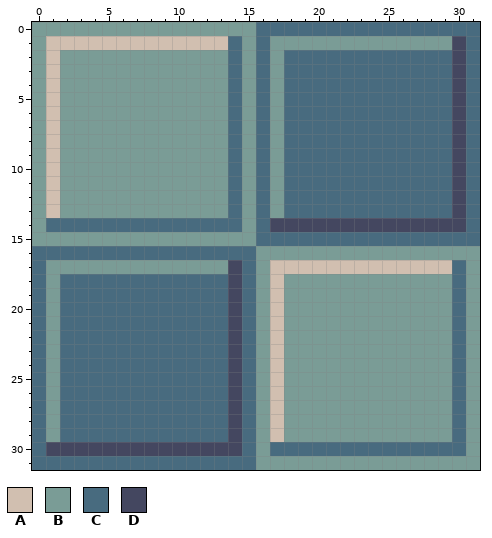
Edited in one commit: pixel-art file (assets/art/Floor.aseprite). Above is the file before it was changed.
32x32 pixels, 1 frame.
Palette (. is transparent): A #d1bfb0  B #7a9c96  C #486b7f  D #444760
Once edited:
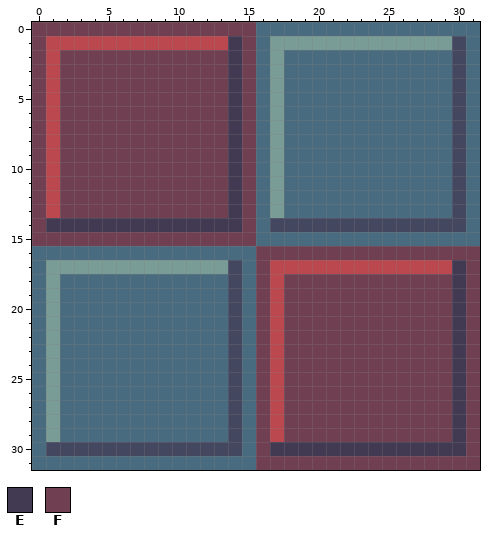
Colours new in this view: E #423952  F #713f52
What changed:
colour A: #d1bfb0 -> #bb474f
y 0: x 0..15 BBBBBBBBBBBBBBBB -> FFFFFFFFFFFFFFFF
y 1: x 0 B -> F; x 14..15 CB -> EF
y 2..13: x 0 B -> F; x 2..15 BBBBBBBBBBBBCB -> FFFFFFFFFFFFEF
y 14: x 0..15 BCCCCCCCCCCCCCCB -> FEEEEEEEEEEEEEEF
y 15: x 0..15 BBBBBBBBBBBBBBBB -> FFFFFFFFFFFFFFFF
y 16: x 16..31 BBBBBBBBBBBBBBBB -> FFFFFFFFFFFFFFFF
y 17: x 16 B -> F; x 30..31 CB -> EF
y 18..29: x 16 B -> F; x 18..31 BBBBBBBBBBBBCB -> FFFFFFFFFFFFEF
y 30: x 16..31 BCCCCCCCCCCCCCCB -> FEEEEEEEEEEEEEEF
y 31: x 16..31 BBBBBBBBBBBBBBBB -> FFFFFFFFFFFFFFFF
Pixel boxes of the changes (left, top, right, bottom) in both pictures:
changed: (32, 22, 480, 470)
